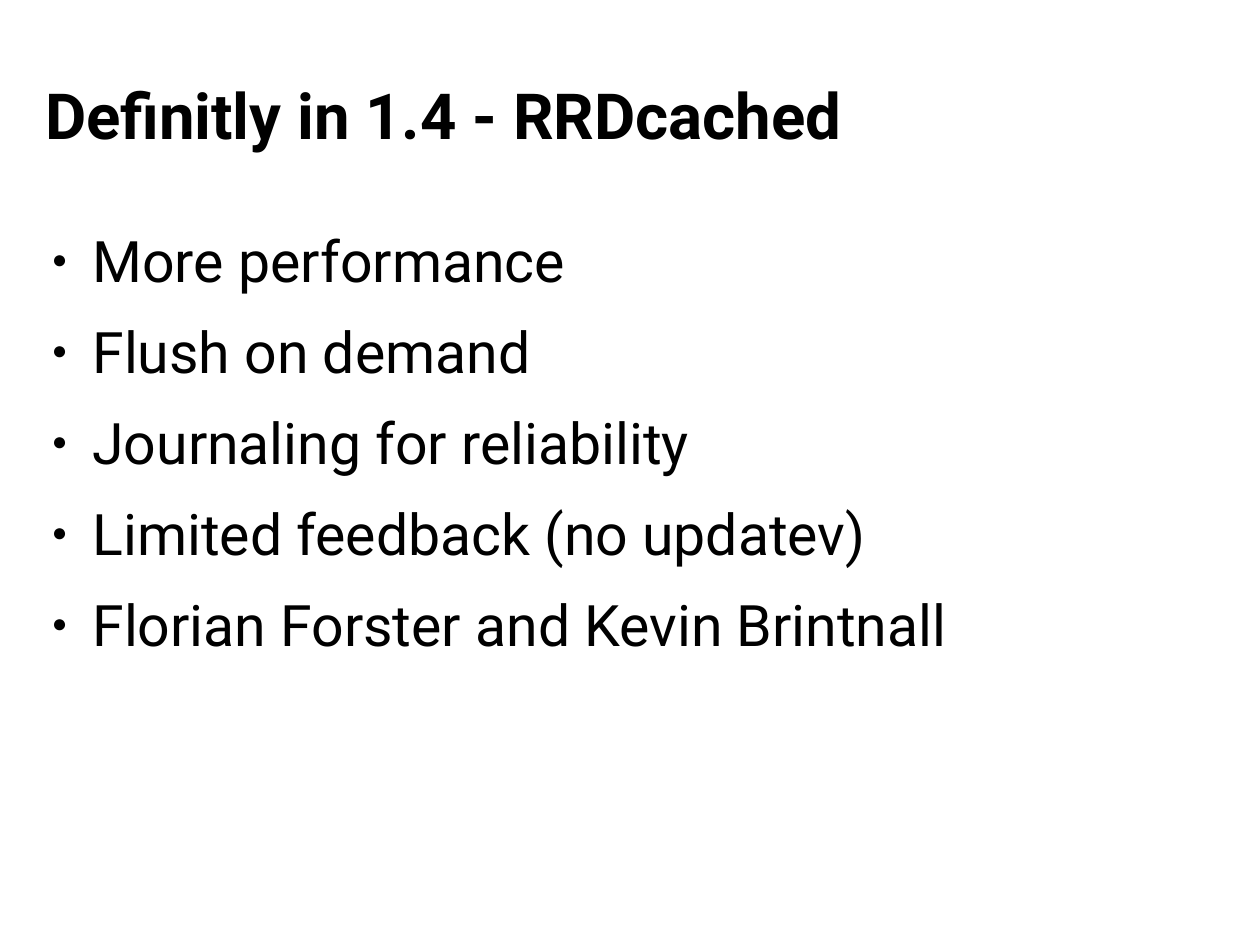
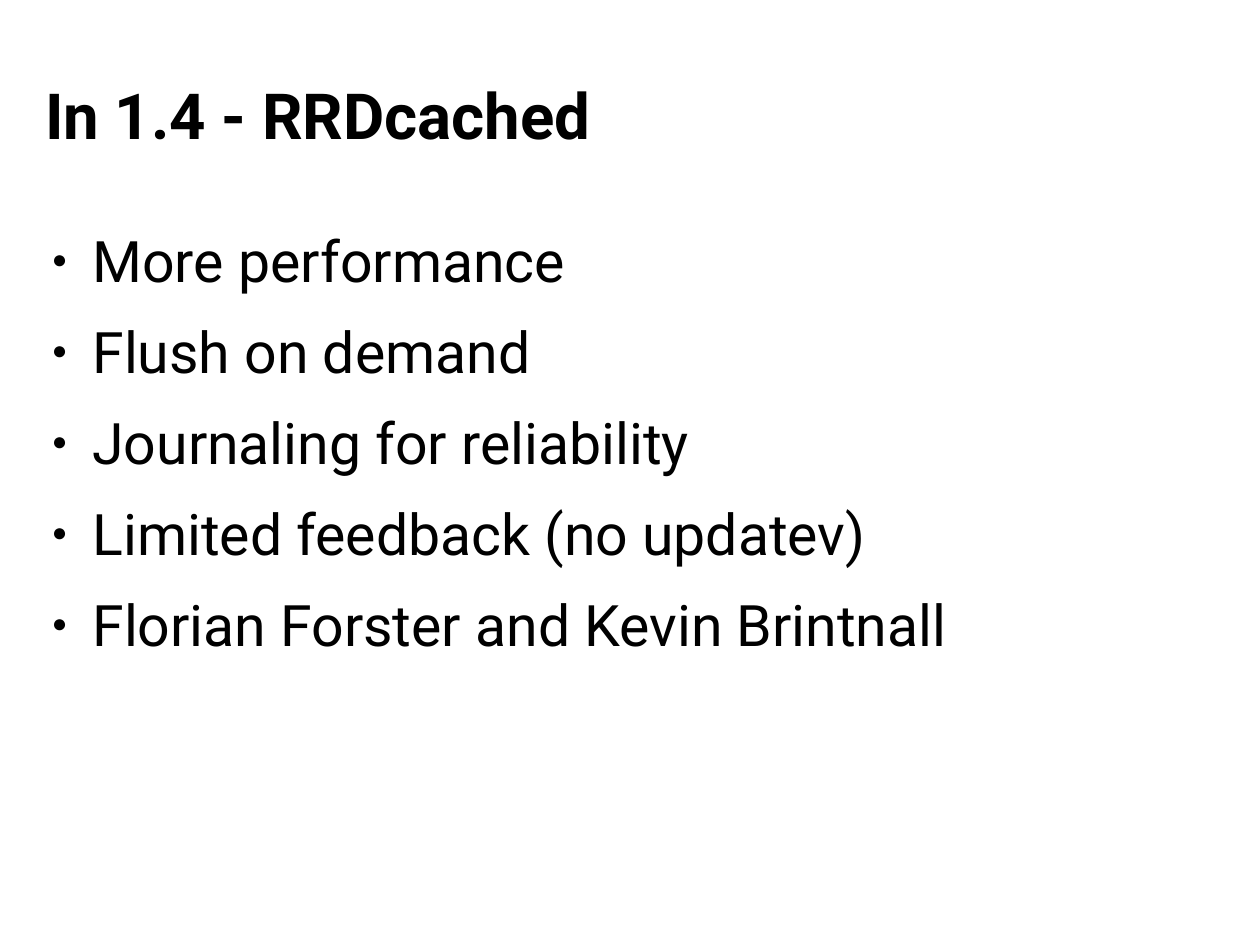
Before and after one commit to Distrotech/rrdtool, a slide deck: slide 64 of tutorial/lisa2008/rrd-intro.odp (slide 65 before the commit). Drawn at 1260x946 pixels with LibreOffice and Linux fonts; fonts in the diff are those of the drawing. Boxes give left, top, right and bottom in pixels: in the first picture for what was removed or moved away, otherwise in the second. Text is boxed around its words. In the diff, an @@ line names an element or a change of style, - is before the commit and + after.

```diff
--- a/tutorial/lisa2008/rrd-intro.odp
+++ b/tutorial/lisa2008/rrd-intro.odp
@@ title at [45,91,590,140]: text changed @@
-Definitly in 1.4 - RRDcached
+In 1.4 - RRDcached
```
Also in this commit, not shown: 1 other slide changed, 1 slide added.
